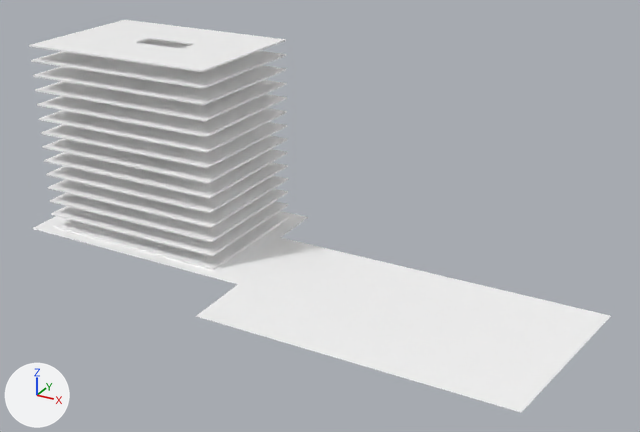
Two versions of the glTF model mirabase.glb, one commit apart.
Camera for both pictures: a 50 mm camera at (76.5, -134.5, 68.0) aimed at (13.4, -19.8, 10.7). Every picture has the same lights, and +X, +Y and +Z are marked at lower left. The first picture is the older version.
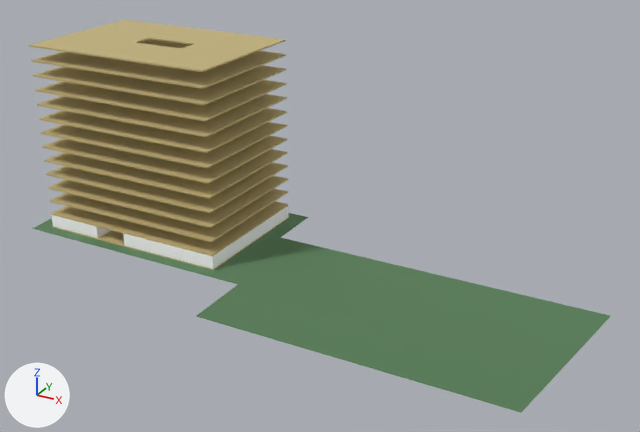
Where the change shows, as pixel boxes (x1, y1, x2, y2) in the pictures (640 x 432 px):
'mesh', recoloured (white to greyish green): (32, 213, 611, 412) in both
'mesh.001', recoloured (white to beige): (29, 20, 286, 72) in both
'mesh.002', recoloured (white to beige): (31, 39, 286, 89) in both
'mesh.003', recoloured (white to beige): (33, 65, 286, 105) in both
'mesh.004', recoloured (white to beige): (35, 80, 287, 121) in both
'mesh.005', recoloured (white to beige): (37, 94, 287, 137) in both
'mesh.006', recoloured (white to beige): (39, 108, 287, 153) in both
'mesh.007', recoloured (white to beige): (41, 122, 287, 168) in both
'mesh.008', recoloured (white to beige): (42, 136, 287, 184) in both
'mesh.009', recoloured (white to beige): (44, 149, 288, 198) in both
'mesh.010', recoloured (white to beige): (46, 162, 288, 213) in both
'mesh.011', recoloured (white to beige): (48, 176, 288, 228) in both
'mesh.012', recoloured (white to beige): (50, 189, 288, 242) in both
'mesh.013', recoloured (white to beige): (51, 201, 288, 256) in both
'mesh.014', recoloured: (53, 217, 289, 270) in both
'mesh.017', added: after (161, 230, 253, 269)
'mesh.019', added: after (51, 215, 112, 238)
'mesh.018', added: after (123, 233, 161, 255)
'mesh.016', added: after (253, 206, 289, 241)

What changed in the scene script:
```text
Change me_mesh:
    where me_mesh.from_pydata(...)  # 92 vertices, 180 faces; spans x -45.4..58.6, y -40.7..0.0, z 0.0
    remove me_mesh.materials.append(mat_default)  # white #ffffff
    add me_mesh.materials.append(mat_plaster)  # greyish green #87ad87
Change me_mesh_001:
    where me_mesh_001.from_pydata(...)  # 16 vertices, 32 faces; spans x -39.1..-3.1, y -26.9..-2.2, z 33.8..34.0
    remove me_mesh_001.materials.append(mat_default)  # white #ffffff
    add me_mesh_001.materials.append(mat_plaster__3)  # beige #e0d4a4
Change me_mesh_002:
    where me_mesh_002.from_pydata(...)  # 16 vertices, 32 faces; spans x -39.1..-3.1, y -26.9..-2.2, z 31.2..31.5
    remove me_mesh_002.materials.append(mat_default)  # white #ffffff
    add me_mesh_002.materials.append(mat_plaster__3)  # beige #e0d4a4
Change me_mesh_003:
    where me_mesh_003.from_pydata(...)  # 16 vertices, 32 faces; spans x -39.1..-3.1, y -26.9..-2.2, z 28.6..28.9
    remove me_mesh_003.materials.append(mat_default)  # white #ffffff
    add me_mesh_003.materials.append(mat_plaster__3)  # beige #e0d4a4
Change me_mesh_004:
    where me_mesh_004.from_pydata(...)  # 16 vertices, 32 faces; spans x -39.1..-3.1, y -26.9..-2.2, z 26.0..26.2
    remove me_mesh_004.materials.append(mat_default)  # white #ffffff
    add me_mesh_004.materials.append(mat_plaster__3)  # beige #e0d4a4
Change me_mesh_005:
    where me_mesh_005.from_pydata(...)  # 16 vertices, 32 faces; spans x -39.1..-3.1, y -26.9..-2.2, z 23.4..23.6
    remove me_mesh_005.materials.append(mat_default)  # white #ffffff
    add me_mesh_005.materials.append(mat_plaster__3)  # beige #e0d4a4
Change me_mesh_006:
    where me_mesh_006.from_pydata(...)  # 16 vertices, 32 faces; spans x -39.1..-3.1, y -26.9..-2.2, z 20.8..21.0
    remove me_mesh_006.materials.append(mat_default)  # white #ffffff
    add me_mesh_006.materials.append(mat_plaster__3)  # beige #e0d4a4
Change me_mesh_007:
    where me_mesh_007.from_pydata(...)  # 16 vertices, 32 faces; spans x -39.1..-3.1, y -26.9..-2.2, z 18.2..18.5
    remove me_mesh_007.materials.append(mat_default)  # white #ffffff
    add me_mesh_007.materials.append(mat_plaster__3)  # beige #e0d4a4
Change me_mesh_008:
    where me_mesh_008.from_pydata(...)  # 16 vertices, 32 faces; spans x -39.1..-3.1, y -26.9..-2.2, z 15.6..15.9
    remove me_mesh_008.materials.append(mat_default)  # white #ffffff
    add me_mesh_008.materials.append(mat_plaster__3)  # beige #e0d4a4
Change me_mesh_009:
    where me_mesh_009.from_pydata(...)  # 16 vertices, 32 faces; spans x -39.1..-3.1, y -26.9..-2.2, z 13.0..13.2
    remove me_mesh_009.materials.append(mat_default)  # white #ffffff
    add me_mesh_009.materials.append(mat_plaster__3)  # beige #e0d4a4
Change me_mesh_010:
    where me_mesh_010.from_pydata(...)  # 16 vertices, 32 faces; spans x -39.1..-3.1, y -26.9..-2.2, z 10.4..10.6
    remove me_mesh_010.materials.append(mat_default)  # white #ffffff
    add me_mesh_010.materials.append(mat_plaster__3)  # beige #e0d4a4
Change me_mesh_011:
    where me_mesh_011.from_pydata(...)  # 16 vertices, 32 faces; spans x -39.1..-3.1, y -26.9..-2.2, z 7.8..8.1
    remove me_mesh_011.materials.append(mat_default)  # white #ffffff
    add me_mesh_011.materials.append(mat_plaster__3)  # beige #e0d4a4
Change me_mesh_012:
    where me_mesh_012.from_pydata(...)  # 16 vertices, 32 faces; spans x -39.1..-3.1, y -26.9..-2.2, z 5.2..5.4
    remove me_mesh_012.materials.append(mat_default)  # white #ffffff
    add me_mesh_012.materials.append(mat_plaster__3)  # beige #e0d4a4
Change me_mesh_013:
    where me_mesh_013.from_pydata(...)  # 16 vertices, 32 faces; spans x -39.1..-3.1, y -26.9..-2.2, z 2.6..2.8
    remove me_mesh_013.materials.append(mat_default)  # white #ffffff
    add me_mesh_013.materials.append(mat_plaster__3)  # beige #e0d4a4
Change me_mesh_014:
    where me_mesh_014.from_pydata(...)  # 16 vertices, 32 faces; spans x -39.1..-3.1, y -26.9..-2.2, z 0.0..0.2
    remove me_mesh_014.materials.append(mat_default)  # white #ffffff
    add me_mesh_014.materials.append(mat_plaster__3)  # beige #e0d4a4
Add ob_mesh_019:
    ob_mesh_019 = bpy.data.objects.new('mesh.019', me_mesh_019)  # a box spanning x -39.1..-28.3, y -26.94..-17.66, z 0.25..2.6; in mat_default (white #ffffff)
    ob_mesh_019.location = (0.0, 0.0, 0.0)
Add ob_mesh_018:
    ob_mesh_018 = bpy.data.objects.new('mesh.018', me_mesh_018)  # a box spanning x -22.07..-13.87, y -26.97..-18.69, z 0.25..2.6; in mat_default (white #ffffff)
    ob_mesh_018.location = (0.0, 0.0, 0.0)
Add ob_mesh_017:
    ob_mesh_017 = bpy.data.objects.new('mesh.017', me_mesh_017)  # a box spanning x -13.87..-3.06, y -26.97..-14.56, z 0.25..2.6; in mat_default (white #ffffff)
    ob_mesh_017.location = (0.0, 0.0, 0.0)
Add ob_mesh_016:
    ob_mesh_016 = bpy.data.objects.new('mesh.016', me_mesh_016)  # a box spanning x -13.87..-3.06, y -14.56..-2.19, z 0.25..2.6; in mat_default (white #ffffff)
    ob_mesh_016.location = (0.0, 0.0, 0.0)
```
